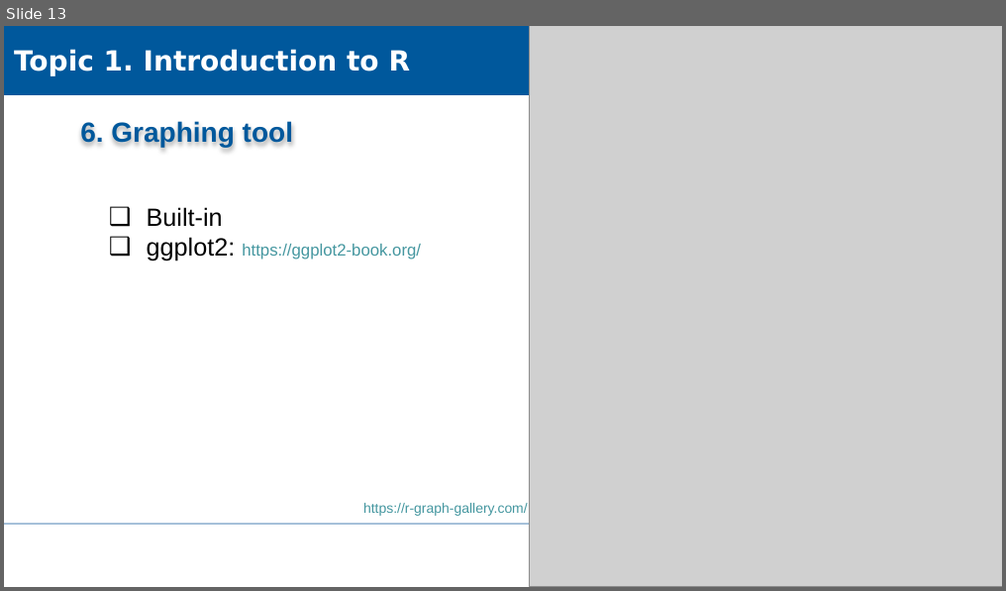
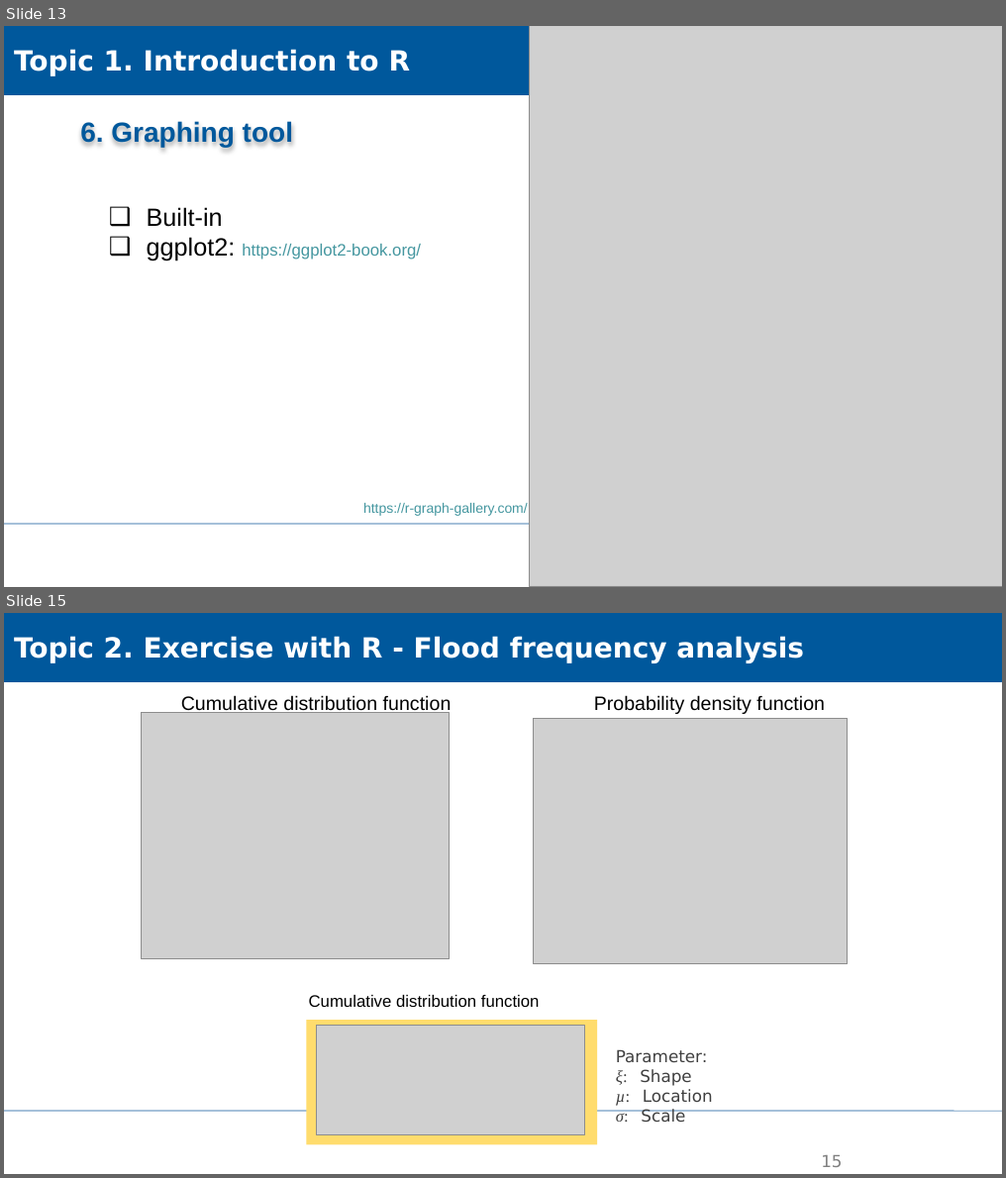
Before and after one commit to XiaoxiangGuanGFZ/FloodRiskSeminar, a slide deck: slides/FRS_exercise_R.pptx. Shown one above the other, each under a label of ours: slide 13 before the commit, slides 13 and 15 after it; the slides between them are not shown. The pictures are 1006x591 and 1006x1178 pixels, drawn with LibreOffice and Linux fonts; fonts in the diff are those of the drawing; grey boxes stand for pictures; background and template pictures are left out. Boxes give left, top, right and bottom in pixels: in the first picture for what was removed or moved away, otherwise in the second. Text is boxed around its words. In the diff, an @@ line names an element or a change of style, - is before the commit and + after.

```diff
--- a/slides/FRS_exercise_R.pptx
+++ b/slides/FRS_exercise_R.pptx
@@ slide 15 added at (4, 613, 1002, 1174), background #FFFFFF; not listed: 1 template element that a slide beside it also shows @@
@@ rectangle added at (4, 613, 1002, 682), fill #00589C, outline #00589C 0.75 pt, 20 pt, text #FFFFFF, bold @@
+Topic 2. Exercise with R - Flood frequency analysis
@@ text added at (181, 695, 451, 714), 14 pt, text #000000 @@
+Cumulative distribution function
@@ text added at (594, 695, 825, 714), 14 pt, text #000000 @@
+Probability density function
@@ picture added at (142, 713, 450, 959) @@
@@ picture added at (533, 718, 847, 964) @@
@@ text added at (309, 995, 540, 1007), 12 pt, text #000000 @@
+Cumulative distribution function
@@ rectangle added at (306, 1020, 597, 1145), fill #FFDC6D @@
@@ picture added at (317, 1025, 585, 1135) @@
@@ text added at (616, 1050, 713, 1123), 12 pt, text #404040 @@
+Parameter:
+ξ: Shape
+µ: Location
+σ: Scale
@@ page number added at (821, 1156, 842, 1167), 12 pt, text #808080 @@
+15
```
Also in this commit, not shown: 1 slide changed, 2 other slides added.
